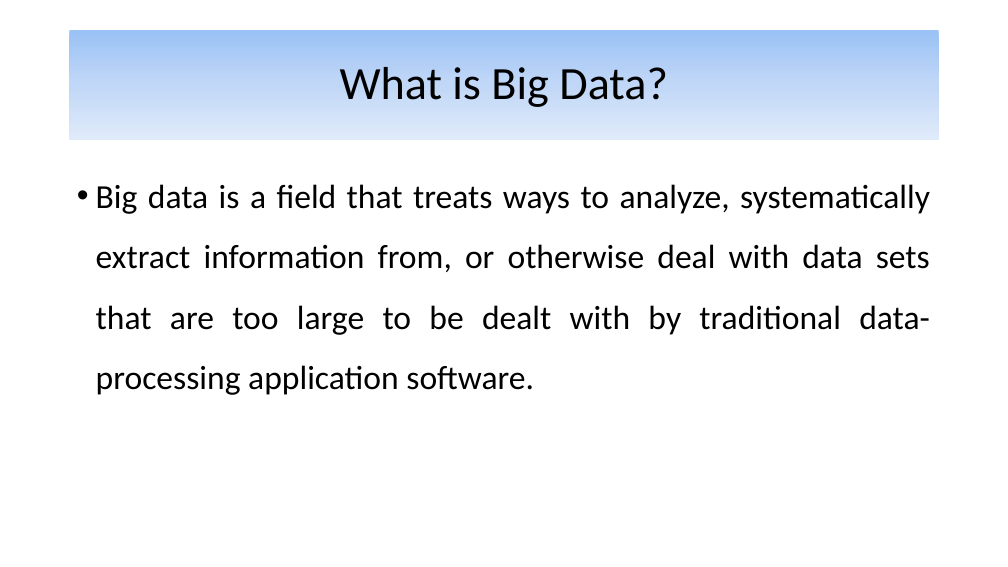
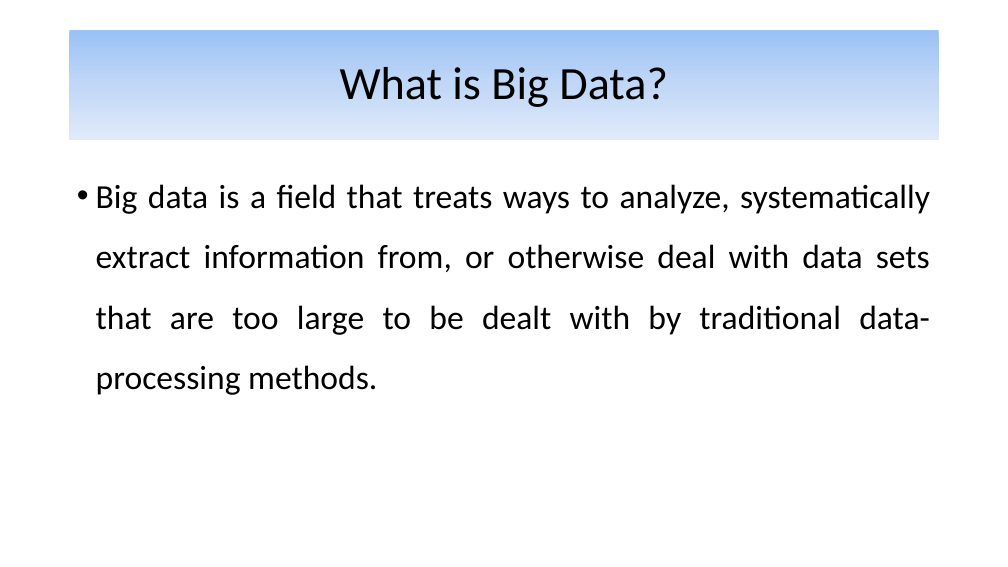
Before and after one commit to alijfri99/presentations, a slide deck: slide 2 of Advanced DBMS Presentation.pptx. Drawn at 1008x567 pixels with LibreOffice and Linux fonts; fonts in the diff are those of the drawing. Boxes give left, top, right and bottom in pixels: in the first picture for what was removed or moved away, otherwise in the second. Text is boxed around its words. In the diff, an @@ line names an element or a change of style, - is before the commit and + after.

Commit message:
some minor edits

```diff
--- a/Advanced DBMS Presentation.pptx
+++ b/Advanced DBMS Presentation.pptx
@@ text at (96,184,930,395): text changed @@
-• Big data is a field that treats ways to analyze, systematically extract information from, or otherwise deal with data sets that are too large to be dealt with by traditional data-processing application software.
+• Big data is a field that treats ways to analyze, systematically extract information from, or otherwise deal with data sets that are too large to be dealt with by traditional data-processing methods.
```
Also in this commit, not shown: 1 other slide changed, 1 slide removed.
